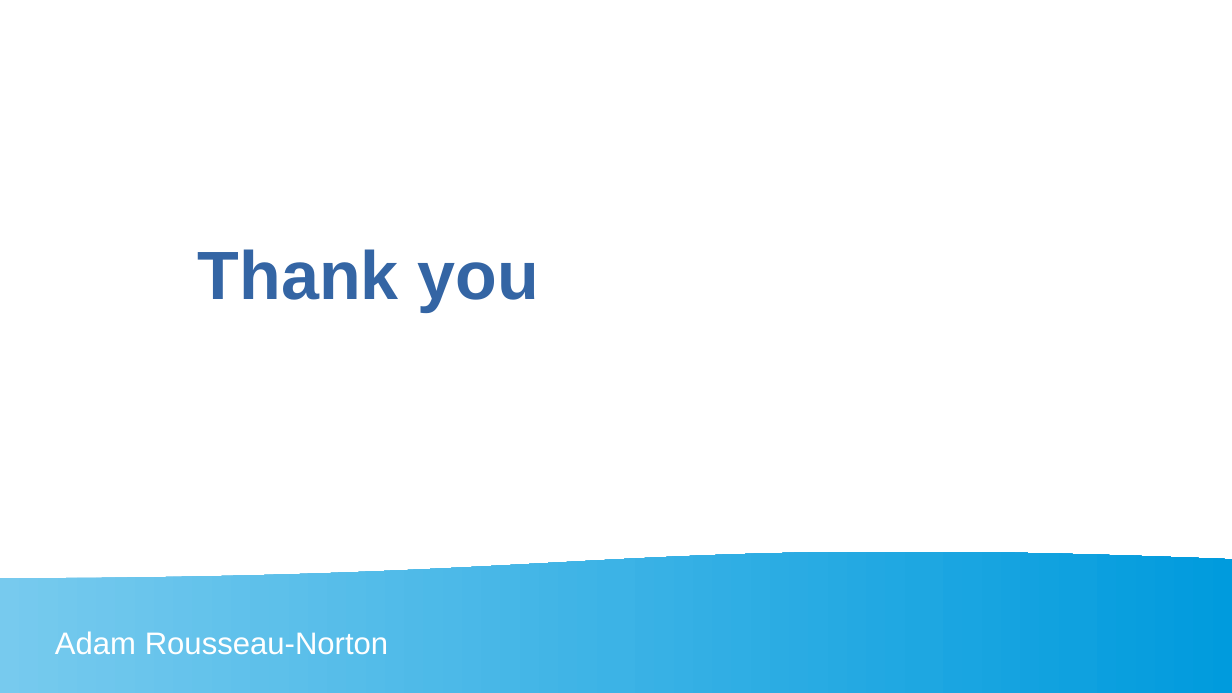
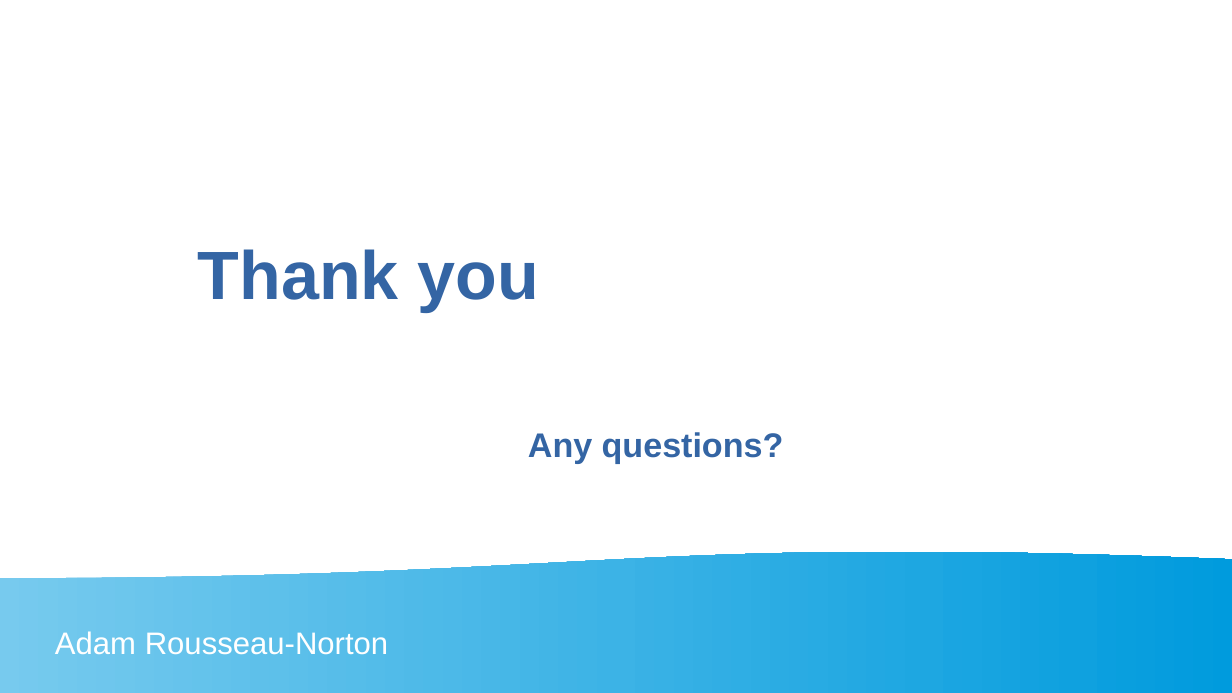
Before and after one commit to NortyNorts/spares_planning_project, a slide deck: slide 5 of Planning/Spares Planning.odp. Drawn at 1232x693 pixels with LibreOffice and Linux fonts; fonts in the diff are those of the drawing. Boxes give left, top, right and bottom in pixels: in the first picture for what was removed or moved away, otherwise in the second. Text is boxed around its words. In the diff, an @@ line names an element or a change of style, - is before the commit and + after.

```diff
--- a/Planning/Spares Planning.odp
+++ b/Planning/Spares Planning.odp
@@ text added at (x1=528, y1=432, x2=784, y2=464), 22 pt, text #3465A4, bold @@
+Any questions?
```
Also in this commit, not shown: 26 other files.
